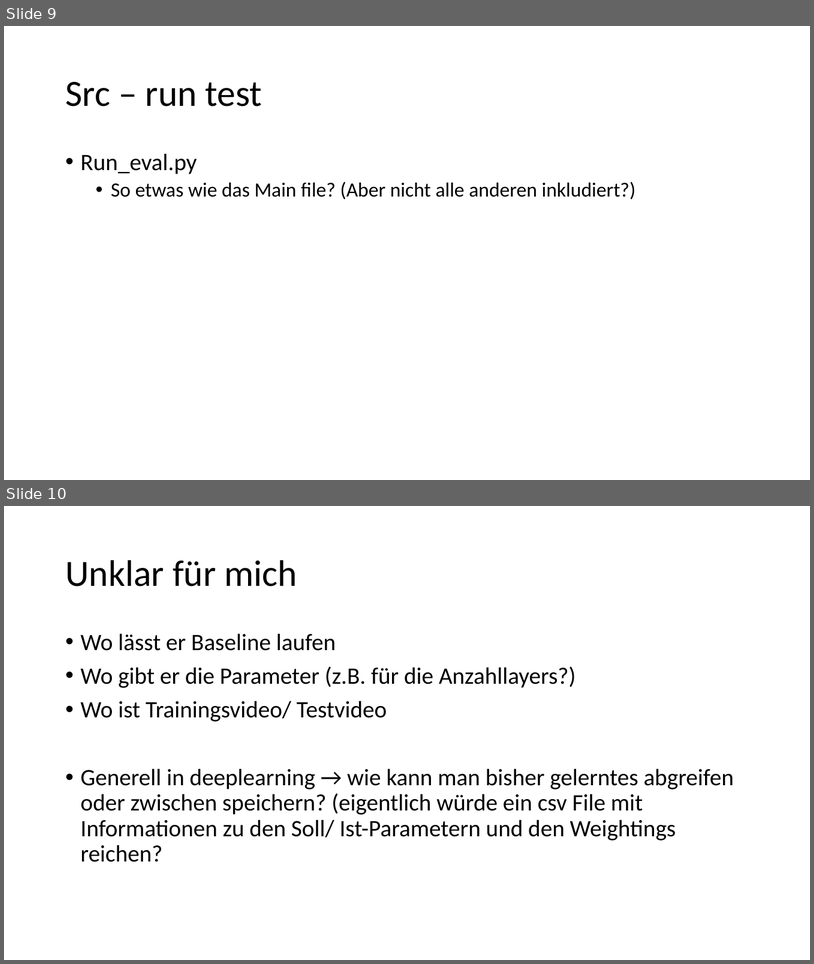
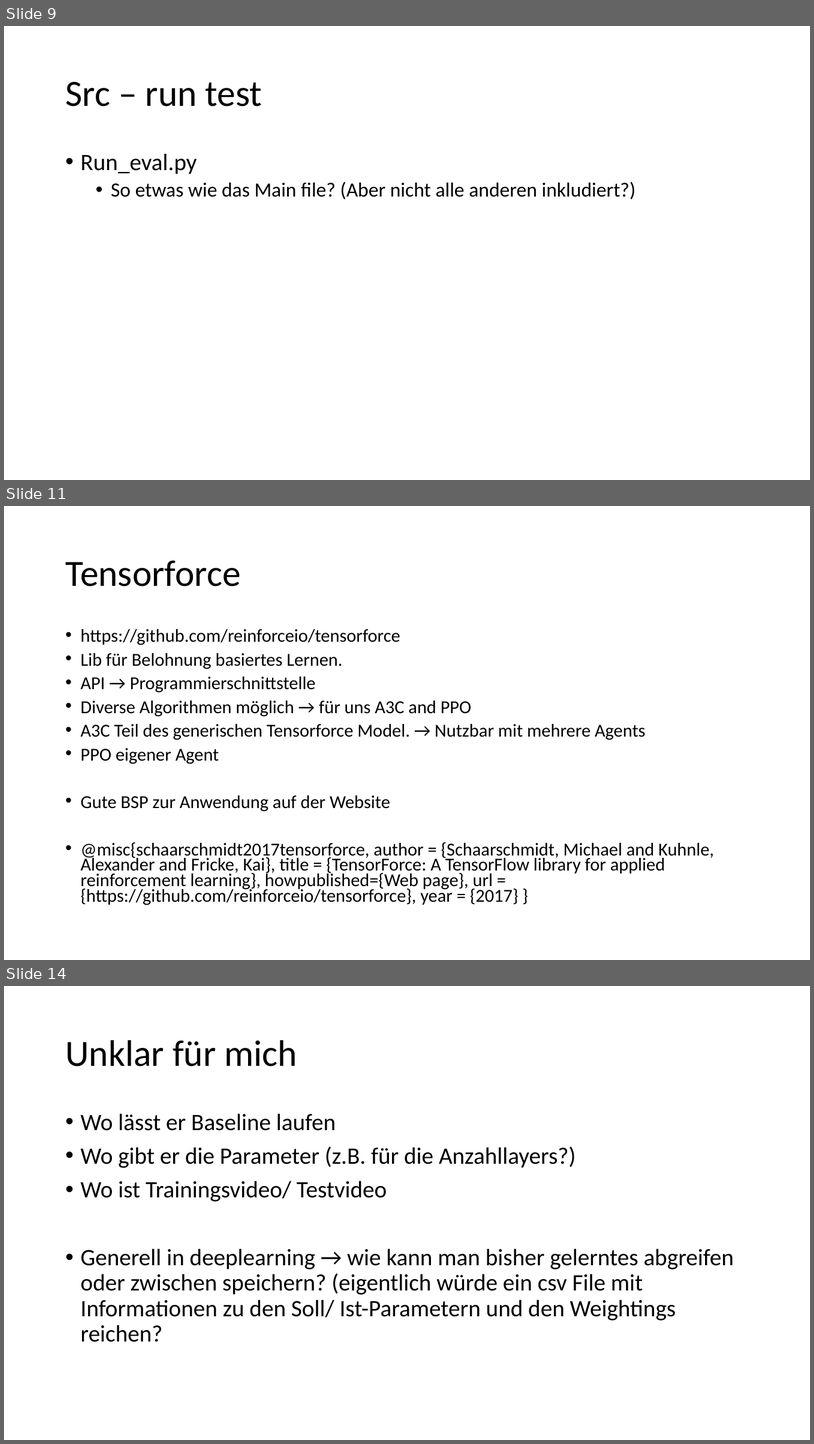
Before and after one commit to gian1312/suchen, a slide deck: CodeAnalyzing/CodeAnalyse.pptx. Shown one above the other, each under a label of ours: slides 9 and 10 before the commit, slides 9, 11 and 14 after it; the slides between them are not shown. The pictures are 814x964 and 814x1444 pixels, drawn with LibreOffice and Linux fonts; fonts in the diff are those of the drawing. Boxes give left, top, right and bottom in pixels: in the first picture for what was removed or moved away, otherwise in the second. Text is boxed around its words. In the diff, an @@ line names an element or a change of style, - is before the commit and + after.

Commit message:
Updated Version

```diff
--- a/CodeAnalyzing/CodeAnalyse.pptx
+++ b/CodeAnalyzing/CodeAnalyse.pptx
@@ slide 11 added at <box>4,506,810,960</box>, background #FFFFFF @@
@@ title added at <box>65,560,241,586</box>, 44 pt, text #000000 @@
+Tensorforce
@@ text added at <box>81,629,714,905</box>, 21.7 pt, text #000000 @@
+• https://github.com/reinforceio/tensorforce
+• Lib für Belohnung basiertes Lernen.
+• API → Programmierschnittstelle
+• Diverse Algorithmen möglich → für uns A3C and PPO
+• A3C Teil des generischen Tensorforce Model. → Nutzbar mit mehrere Agents
+• PPO eigener Agent
+• Gute BSP zur Anwendung auf der Website
+• @misc{schaarschmidt2017tensorforce, author = {Schaarschmidt, Michael and Kuhnle, Alexander and Fricke, Kai}, title = {TensorForce: A TensorFlow library for applied reinforcement learning}, howpublished={Web page}, url = {https://github.com/reinforceio/tensorforce}, year = {2017} }
@@ what was slide 10 is now slide 14 @@
```
Also in this commit, not shown: 3 other slides added.
